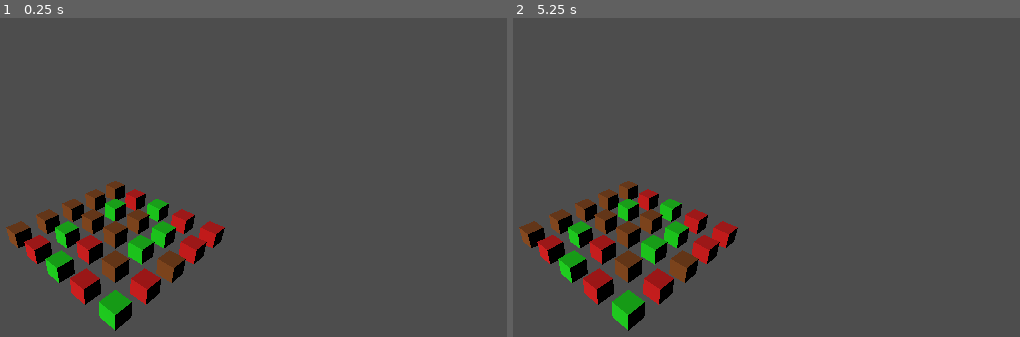
Above: before the commit, frames 1-2 (left to right).
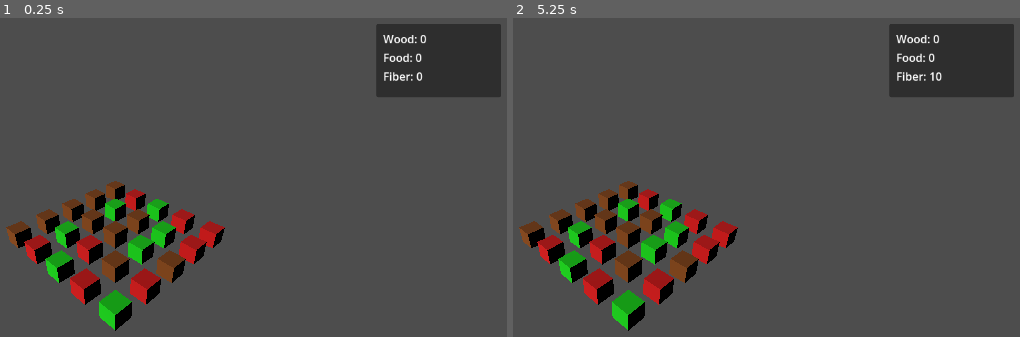
Above: after the commit, the same moments.

Repository: Catloff/Gaia-Galactica
Game: Godot game, scene res://scenes/Main.tscn
Same seed, same stepped clock (60 frames per second), same inputs: the game is played once before the commit and once after it.
Inputs (mouse positions are in pixels of both pictures, inside the frame that each line leads up to):
- Up to frame 1 (0.25 s): no input
- Up to frame 2 (5.25 s): tap Enter at 0.5, 2, 3.5 s; move the mouse to (801, 212) at 0.52 s; click (801, 212) at 0.67 s; tap Space at 1.25, 2.75, 4.25 s; move the mouse to (outside the picture) at 1.27 s; click (outside the picture) at 1.42 s; move the mouse to (710, 136) at 2.02 s; click (710, 136) at 2.17 s; move the mouse to (589, 324) at 2.77 s; click (589, 324) at 2.92 s; move the mouse to (867, 301) at 3.52 s; click (867, 301) at 3.67 s; move the mouse to (outside the picture) at 4.27 s; click (outside the picture) at 4.42 s; move the mouse to (670, 234) at 5.02 s; click (670, 234) at 5.17 s

The runs differ from the first frame. In frame 1, 5.5% of the frame differs, in the area x 74-99%, y 1-25%; in frame 2, 5.5%.

Commit message:
Resource gathering in the HUD

Diff:
--- /dev/null
+++ b/scenes/HUD.tscn
@@ -0,0 +1,49 @@
+[gd_scene load_steps=2 format=3 uid="uid://bxqd3kjl8ijwp"]
+
+[ext_resource type="Script" path="res://scripts/HUD.gd" id="1_hud"]
+
+[node name="HUD" type="Control"]
+layout_mode = 3
+anchors_preset = 15
+anchor_right = 1.0
+anchor_bottom = 1.0
+grow_horizontal = 2
+grow_vertical = 2
+mouse_filter = 2
+script = ExtResource("1_hud")
+
+[node name="ResourcePanel" type="PanelContainer" parent="."]
+layout_mode = 1
+anchors_preset = 1
+anchor_left = 1.0
+anchor_right = 1.0
+offset_left = -200.0
+offset_top = 20.0
+offset_right = -20.0
+offset_bottom = 126.0
+grow_horizontal = 0
+mouse_filter = 2
+
+[node name="MarginContainer" type="MarginContainer" parent="ResourcePanel"]
+layout_mode = 2
+mouse_filter = 2
+theme_override_constants/margin_left = 10
+theme_override_constants/margin_top = 10
+theme_override_constants/margin_right = 10
+theme_override_constants/margin_bottom = 10
+
+[node name="Resources" type="VBoxContainer" parent="ResourcePanel/MarginContainer"]
+layout_mode = 2
+mouse_filter = 2
+
+[node name="WoodLabel" type="Label" parent="ResourcePanel/MarginContainer/Resources"]
+layout_mode = 2
+text = "Wood: 0"
+
+[node name="FoodLabel" type="Label" parent="ResourcePanel/MarginContainer/Resources"]
+layout_mode = 2
+text = "Food: 0"
+
+[node name="FiberLabel" type="Label" parent="ResourcePanel/MarginContainer/Resources"]
+layout_mode = 2
+text = "Fiber: 0"
--- a/scenes/Main.tscn
+++ b/scenes/Main.tscn
@@ -1,7 +1,8 @@
-[gd_scene load_steps=3 format=3 uid="uid://example2"]
+[gd_scene load_steps=4 format=3 uid="uid://example2"]
 
 [ext_resource type="Script" path="res://scripts/Main.gd" id="1_main"]
 [ext_resource type="Script" path="res://scripts/ResourceManager.gd" id="2_manager"]
+[ext_resource type="PackedScene" uid="uid://bxqd3kjl8ijwp" path="res://scenes/HUD.tscn" id="3_hud"]
 
 [node name="Main" type="Node3D"]
 script = ExtResource("1_main")
@@ -14,3 +15,5 @@
 
 [node name="ResourceManager" type="Node3D" parent="."]
 script = ExtResource("2_manager")
+
+[node name="HUD" parent="." instance=ExtResource("3_hud")]
--- /dev/null
+++ b/scripts/HUD.gd
@@ -0,0 +1,10 @@
+extends Control
+
+@onready var wood_label = $ResourcePanel/MarginContainer/Resources/WoodLabel
+@onready var food_label = $ResourcePanel/MarginContainer/Resources/FoodLabel
+@onready var fiber_label = $ResourcePanel/MarginContainer/Resources/FiberLabel
+
+func update_resources(inventory: Dictionary) -> void:
+	wood_label.text = "Wood: %d" % inventory["wood"]
+	food_label.text = "Food: %d" % inventory["food"]
+	fiber_label.text = "Fiber: %d" % inventory["fiber"]
--- a/scripts/Resource.gd
+++ b/scripts/Resource.gd
@@ -21,3 +21,7 @@
 func gather_resource():
 	var resource_name = ResourceType.keys()[resource_type].to_lower()
 	print("Player gathered %d units of %s" % [resource_amount, resource_name])
+	return {
+		"type": resource_name,
+		"amount": resource_amount
+	}
--- a/scripts/ResourceManager.gd
+++ b/scripts/ResourceManager.gd
@@ -1,10 +1,14 @@
 extends Node3D
 
-func _ready():
-	# Set up raycast for resource detection
-	pass
+var inventory = {
+	"wood": 0,
+	"fiber": 0,
+	"food": 0
+}
 
-func _unhandled_input(event):
+@onready var hud = get_node("../HUD")
+
+func _input(event):
 	if event is InputEventMouseButton and event.pressed and event.button_index == MOUSE_BUTTON_LEFT:
 		var camera = get_viewport().get_camera_3d()
 		var from = camera.project_ray_origin(event.position)
@@ -15,4 +19,16 @@
 		var result = space_state.intersect_ray(query)
 
 		if result and result.collider.has_method("gather_resource"):
-			result.collider.gather_resource()
+			var resource_data = result.collider.gather_resource()
+			update_inventory(resource_data)
+
+func update_inventory(resource_data):
+	var resource_type = resource_data["type"].to_lower()
+	var amount = resource_data["amount"]
+
+	inventory[resource_type] += amount
+	update_hud()
+
+func update_hud():
+	if hud:
+		hud.update_resources(inventory)
Not shown, added: Updates.md
